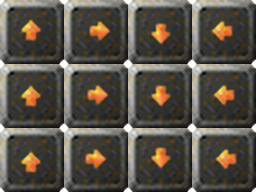
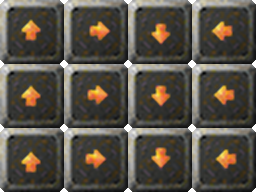
Before/after of a 256x192 layered artwork. What changed in the layer stack:
painted on "Boulder" over [0, 0, 256, 192]
